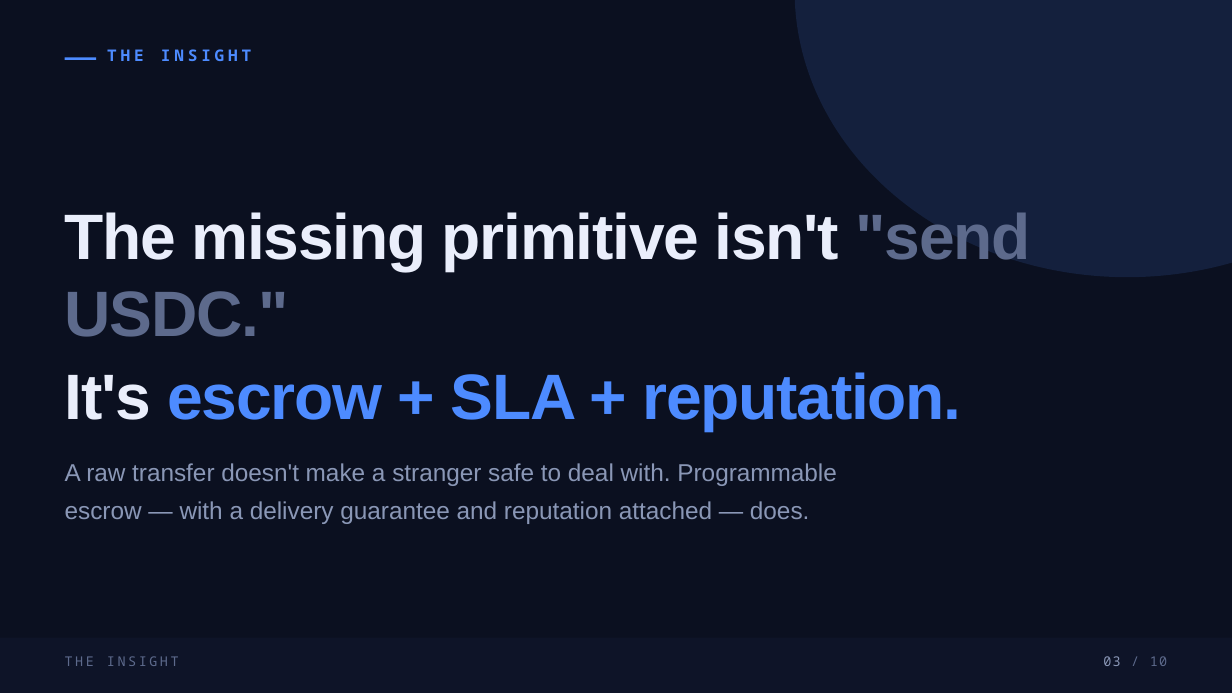
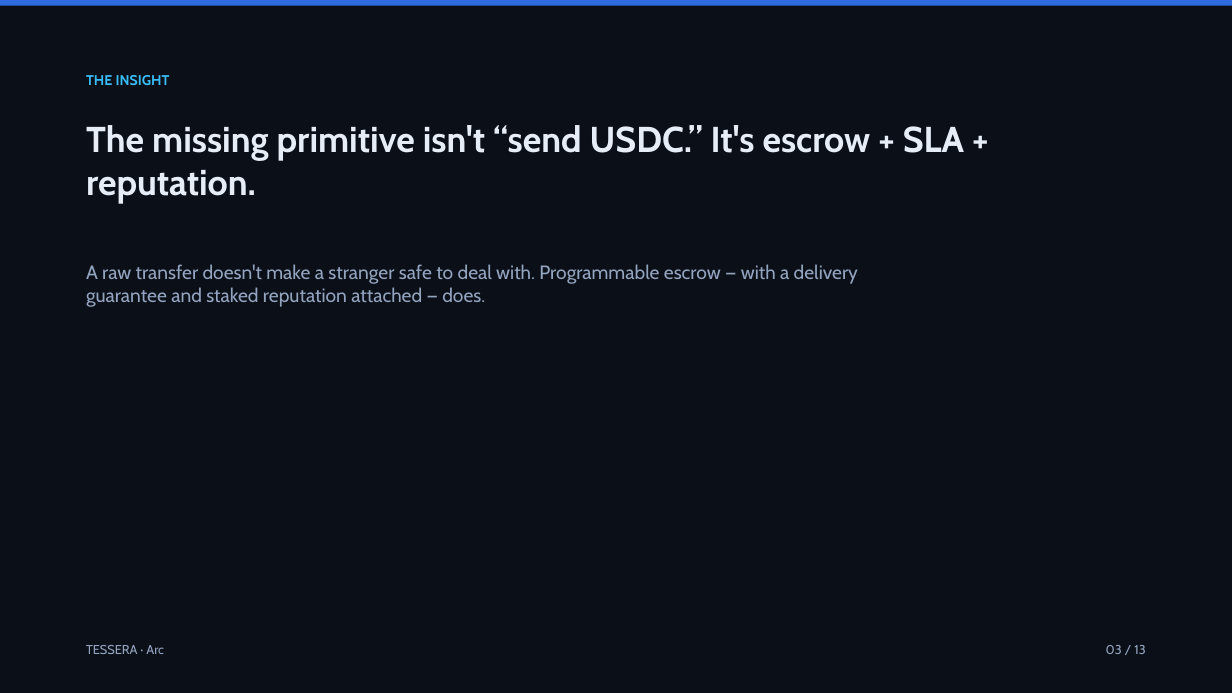
Before and after one commit to rgdtnhat/arc, a slide deck: slide 3 of docs/deck.pptx. Drawn at 1232x693 pixels with LibreOffice and Linux fonts; fonts in the diff are those of the drawing. Boxes give left, top, right and bottom in pixels: in the first picture for what was removed or moved away, otherwise in the second. Text is boxed around its words. In the diff, an @@ line names an element or a change of style, - is before the commit and + after.

```diff
--- a/docs/deck.pptx
+++ b/docs/deck.pptx
@@ background #0B1020 to #0B0F17 @@
@@ rectangle added at [0,0,1232,6], fill #2F6BE0 @@
@@ ellipse removed at [795,0,1232,277] @@
@@ rectangle removed at [65,57,96,60] @@
@@ text "THE INSIGHT": place and size @@
-text "THE INSIGHT" at [107,49,251,61]
+text "THE INSIGHT" at [86,75,170,85]
@@ text "THE INSIGHT" at [86,75,170,85]: size 12.5 to 11 pt, font Noto Sans Mono to Cabin, text colour #4D8BFF to #38BDF8, letter spacing 3 to 0 pt; vertical alignment middle to top @@
@@ text "The missing primitive isn't “send ..." at [86,125,964,204]: vertical alignment middle to top @@
@@ text at [86,125,964,204]: text changed; size 50 to 28 pt; font Arial to Cabin; text colour #EAEEFB to #E6EDF7 @@
-The missing primitive isn't "send USDC."
-It's escrow + SLA + reputation.
+The missing primitive isn't “send USDC.” It's escrow + SLA + reputation.
@@ text at [86,264,858,307]: text changed; size 19 to 15 pt; font Arial to Cabin; text colour #8A97B6 to #93A4BF @@
-A raw transfer doesn't make a stranger safe to deal with. Programmable escrow — with a delivery guarantee and reputation attached — does.
+A raw transfer doesn't make a stranger safe to deal with. Programmable escrow — with a delivery guarantee and staked reputation attached — does.
@@ rectangle removed at [0,638,1232,693] @@
@@ text removed at [65,656,179,666] @@
-THE INSIGHT
@@ text added at [86,645,164,654], 10 pt, text #93A4BF @@
+TESSERA · Arc
@@ text "03 / 13" at [1106,645,1146,654]: vertical alignment middle to top @@
@@ text at [1106,645,1146,654]: text changed; size 10.5 to 10 pt; font Noto Sans Mono to Cabin; text colour #5D6A8C to #93A4BF @@
-03 / 10
+03 / 13
```
Also in this commit, not shown: 3 other slides changed, 9 slides added, 6 slides removed, 3 other files.
